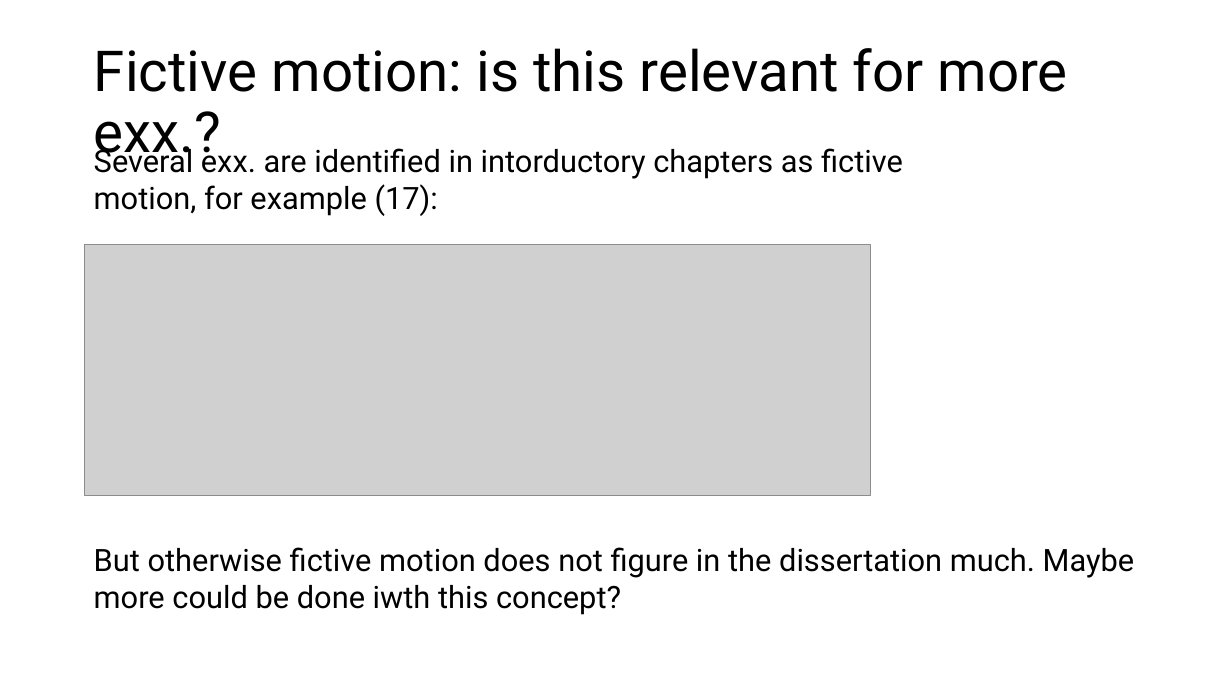
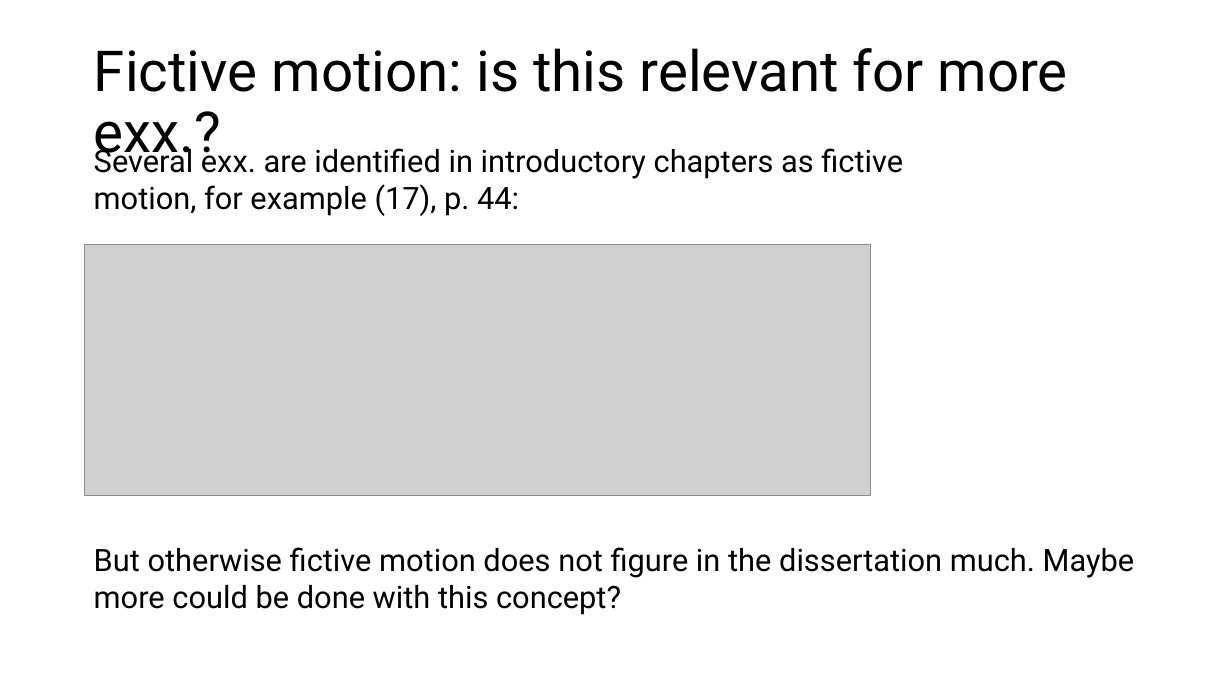
Before and after one commit to lajanda/lajanda.github.io, a slide deck: slide 28 of conference presentations/Defense_Erkkila.pptx (slide 27 before the commit). Drawn at 1232x693 pixels with LibreOffice and Linux fonts; fonts in the diff are those of the drawing; grey boxes stand for pictures. Boxes give left, top, right and bottom in pixels: in the first picture for what was removed or moved away, otherwise in the second. Text is boxed around its words. In the diff, an @@ line names an element or a change of style, - is before the commit and + after.

```diff
--- a/conference presentations/Defense_Erkkila.pptx
+++ b/conference presentations/Defense_Erkkila.pptx
@@ text at (x1=94, y1=144, x2=903, y2=216): text changed @@
-Several exx. are identified in intorductory chapters as fictive motion, for example (17):
+Several exx. are identified in introductory chapters as fictive motion, for example (17), p. 44:
@@ text at (x1=94, y1=547, x2=1135, y2=615): text changed @@
-But otherwise fictive motion does not figure in the dissertation much. Maybe more could be done iwth this concept?
+But otherwise fictive motion does not figure in the dissertation much. Maybe more could be done with this concept?
```
Also in this commit, not shown: 17 other slides changed, 6 slides added, 1 slide removed, 1 other file.
